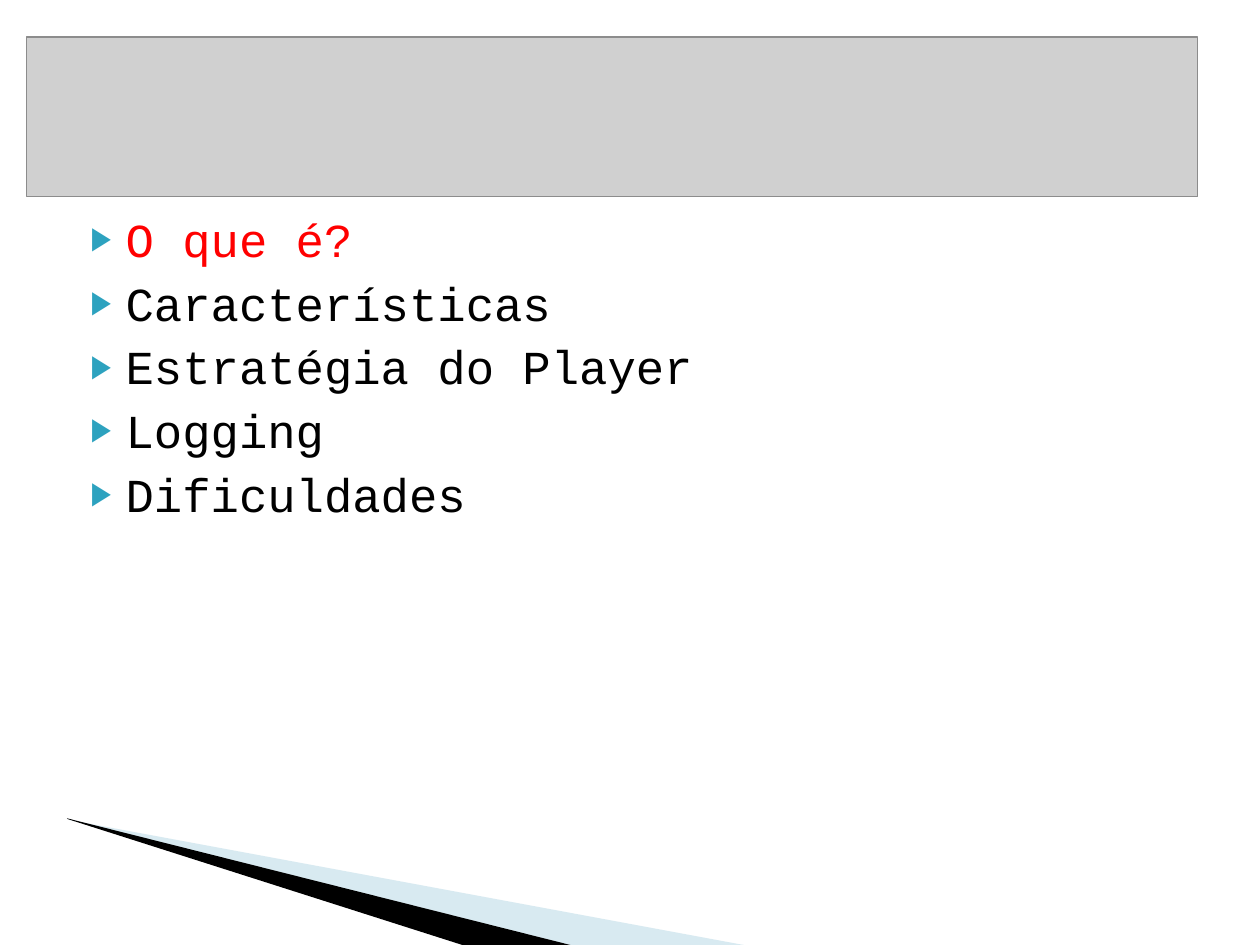
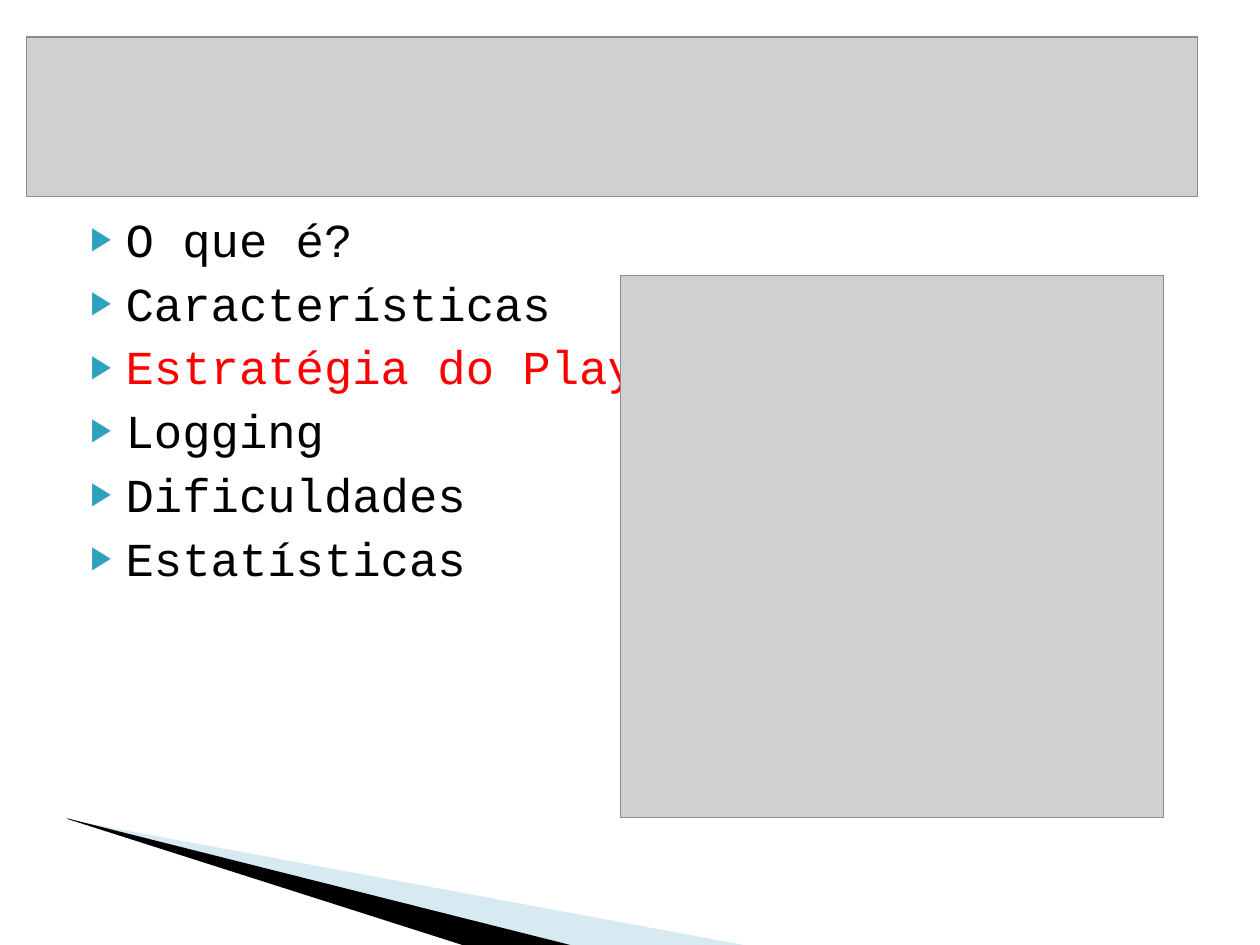
Before and after one commit to krishprince/rollerslam, a slide deck: slide 12 of docs/PresentationAgentes.ppt (slide 2 before the commit). Drawn at 1260x945 pixels with LibreOffice and Linux fonts; fonts in the diff are those of the drawing; grey boxes stand for pictures; background and template pictures are left out. Boxes give left, top, right and bottom in pixels: in the first picture for what was removed or moved away, otherwise in the second. Text is boxed around its words. In the diff, an @@ line names an element or a change of style, - is before the commit and + after.

```diff
--- a/docs/PresentationAgentes.ppt
+++ b/docs/PresentationAgentes.ppt
@@ text at [126,223,692,399]: text colour #FF0000 to #000000 in "O que é?"; text colour #000000 to #FF0000 in "Estratégia do Player" @@
@@ picture added at [620,276,1163,818] @@
@@ text at [126,542,466,577]: paragraph added @@
+▶ Estatísticas
```
Also in this commit, not shown: 16 other slides changed, 9 slides added, 2 slides removed.
